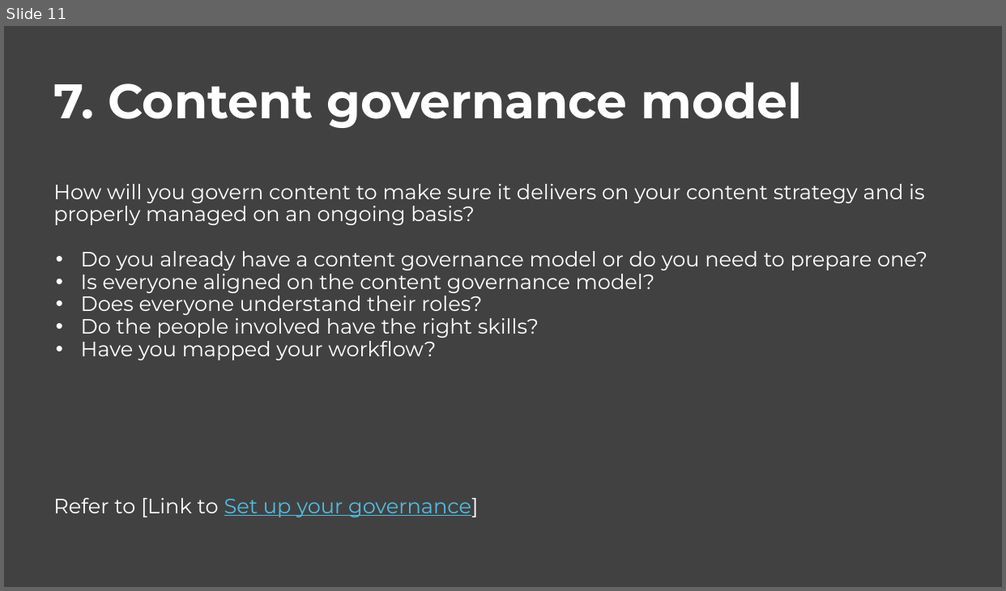
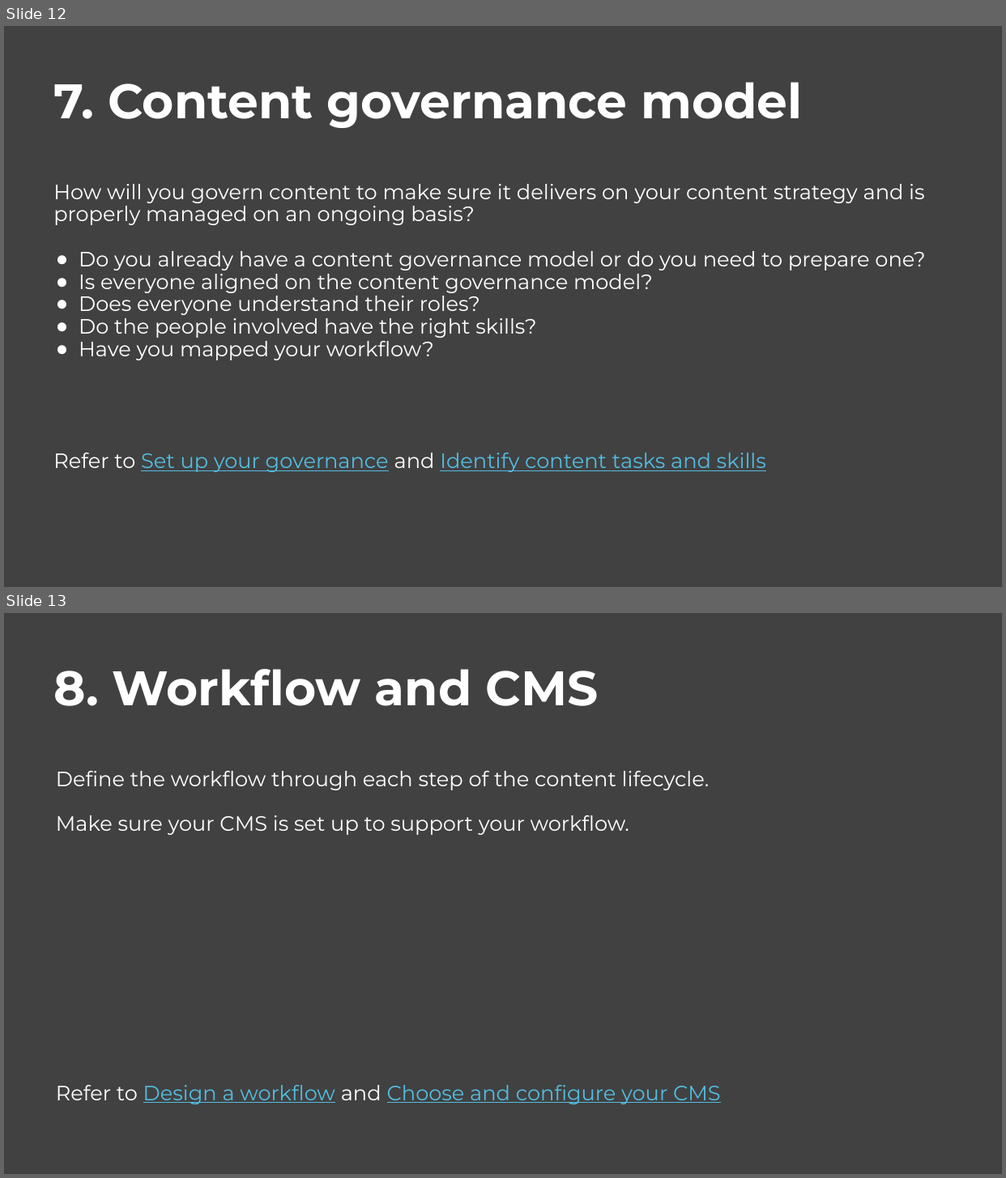
Before and after one commit to govau/service-manual, a slide deck: assets/files/content-strategy/content-strategy-template.pptx. Shown one above the other, each under a label of ours: slide 11 before the commit, slides 12 and 13 after it. The pictures are 1006x591 and 1006x1178 pixels, drawn with LibreOffice and Linux fonts; fonts in the diff are those of the drawing; background and template pictures are left out. Boxes give left, top, right and bottom in pixels: in the first picture for what was removed or moved away, otherwise in the second. Text is boxed around its words. In the diff, an @@ line names an element or a change of style, - is before the commit and + after.

Commit message:
Editorial QA - content strategy template (the template asset file)

```diff
--- a/assets/files/content-strategy/content-strategy-template.pptx
+++ b/assets/files/content-strategy/content-strategy-template.pptx
@@ slide 13 added at bbox=[4, 613, 1002, 1174], background #414141 @@
@@ title added at bbox=[53, 669, 721, 1105], 30 pt, text #FFFFFF @@
+8. Workflow and CMS
+Define the workflow through each step of the content lifecycle.
+Make sure your CMS is set up to support your workflow.
+Refer to Design a workflow and Choose and configure your CMS
@@ what was slide 11 is now slide 12 @@
@@ slide 12 changed as well @@
@@ title at bbox=[79, 251, 925, 361]: bullet • to ● @@
@@ title at bbox=[53, 453, 766, 472]: text changed @@
-Refer to [Link to Set up your governance]
+Refer to Set up your governance and Identify content tasks and skills
```
Also in this commit, not shown: 11 other slides changed, 5 other slides added, 4 other files.
